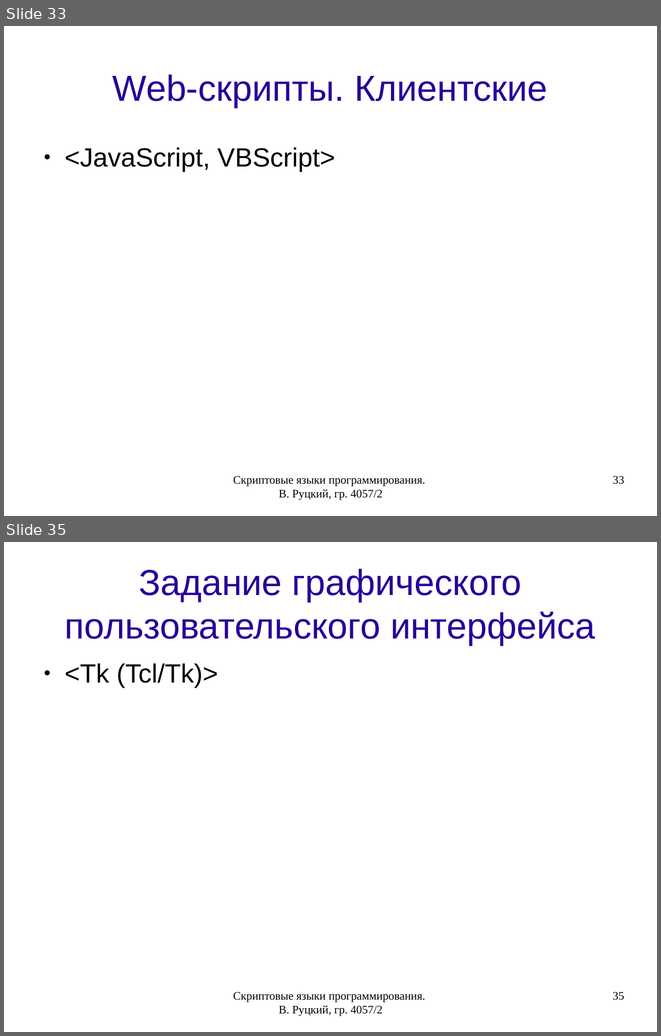
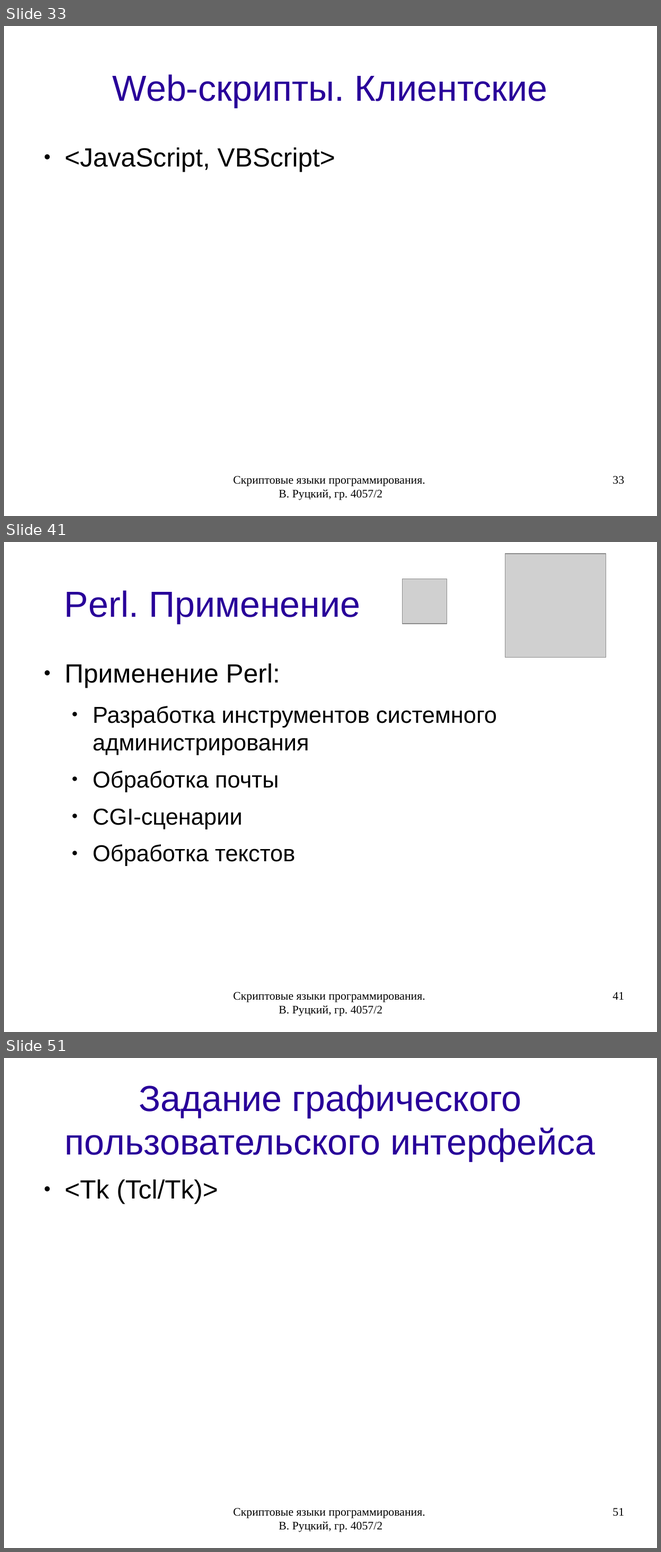
Before and after one commit to rutsky/semester07, a slide deck: Operation_systems/scripting_languages/40572_Rutsky_Scripting_languages.odp. Shown one above the other, each under a label of ours: slides 33 and 35 before the commit, slides 33, 41 and 51 after it; the slides between them are not shown. The pictures are 661x1036 and 661x1552 pixels, drawn with LibreOffice and Linux fonts; fonts in the diff are those of the drawing; grey boxes stand for pictures. Boxes give left, top, right and bottom in pixels: in the first picture for what was removed or moved away, otherwise in the second. Text is boxed around its words. In the diff, an @@ line names an element or a change of style, - is before the commit and + after.

```diff
--- a/Operation_systems/scripting_languages/40572_Rutsky_Scripting_languages.odp
+++ b/Operation_systems/scripting_languages/40572_Rutsky_Scripting_languages.odp
@@ slide 41 added at (x1=4, y1=542, x2=657, y2=1032), background #FFFFFF @@
@@ picture added at (x1=505, y1=554, x2=606, y2=658) @@
@@ picture added at (x1=403, y1=579, x2=447, y2=624) @@
@@ title added at (x1=64, y1=590, x2=360, y2=623), 44 pt, text #280099 @@
+Perl. Применение
@@ text added at (x1=64, y1=663, x2=497, y2=866), 28 pt, text #000000 @@
+● Применение Perl:
+  ● Разработка инструментов системного администрирования
+  ● Обработка почты
+  ● CGI-сценарии
+  ● Обработка текстов
@@ text added at (x1=233, y1=991, x2=425, y2=1016), 14 pt, text #000000 @@
+Скриптовые языки программирования. В. Руцкий, гр. 4057/2
@@ page number added at (x1=612, y1=991, x2=624, y2=999), 14 pt, text #000000 @@
+41
@@ what was slide 35 is now slide 51 @@
@@ page number at (x1=612, y1=1507, x2=624, y2=1516): text changed @@
-35
+51
```
Also in this commit, not shown: 9 slides changed, 15 other slides added.
